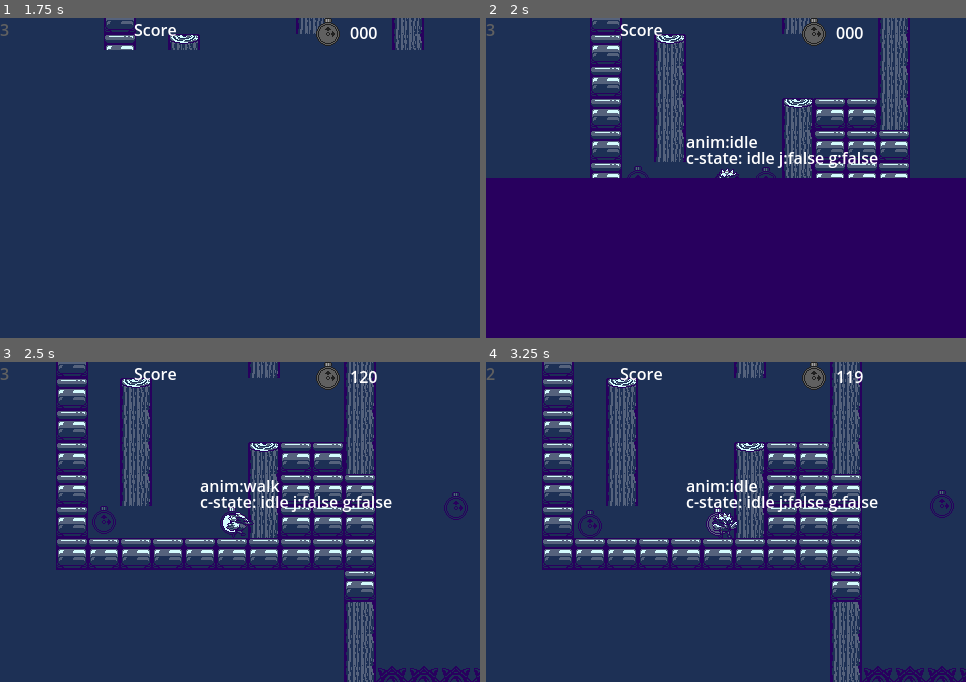
Above: before the commit, frames 1-4 (two rows, left to right).
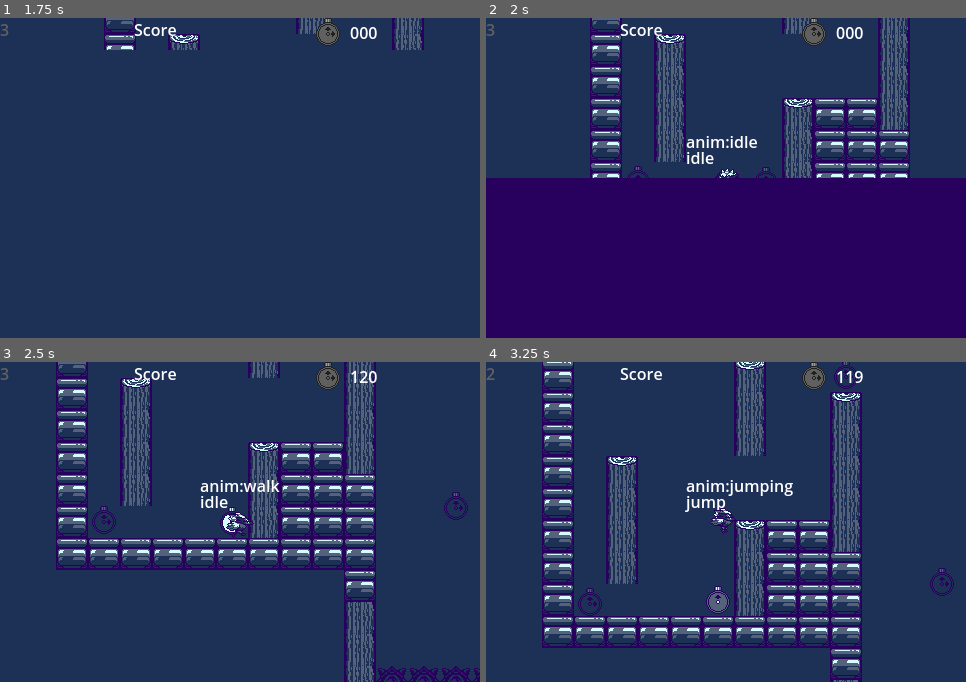
Above: after the commit, the same moments.

Repository: LidesSam/Birdfall
Game: Godot game, scene res://source/scenes/mainMenu.tscn
The game is run twice, just before and just after one commit, with the same random seed, the same clock (stepped at 60 frames per second) and the same inputs.
Inputs:
- Up to frame 1 (1.75 s): click "Play" at 0.5 s; click "Play" at 1.25 s
- Up to frame 2 (2 s): no input
- Up to frame 3 (2.5 s): hold Right (ui_right) from 2.03 s (still down)
- Up to frame 4 (3.25 s): release Right (ui_right) at 2.78 s; hold Z (ui_back, bound only after the commit) from 2.78 s (still down)

Frame 1 is identical in both runs. In frame 2, 0.8% of the frame differs, in the area x 41-82%, y 41-47%; in frame 3, 0.8%; in frame 4, 25%, in the area x 11-100%, y 0-100%.

Commit message:
mechanics:player idle, jump and state  correct transitions

Diff:
--- a/project.godot
+++ b/project.godot
@@ -29,6 +29,19 @@
 
 enabled=PackedStringArray("res://addons/fsmgear/plugin.cfg")
 
+[input]
+
+ui_back={
+"deadzone": 0.2,
+"events": [Object(InputEventKey,"resource_local_to_scene":false,"resource_name":"","device":-1,"window_id":0,"alt_pressed":false,"shift_pressed":false,"ctrl_pressed":false,"meta_pressed":false,"pressed":false,"keycode":0,"physical_keycode":90,"key_label":0,"unicode":122,"location":0,"echo":false,"script":null)
+]
+}
+ui_action={
+"deadzone": 0.2,
+"events": [Object(InputEventKey,"resource_local_to_scene":false,"resource_name":"","device":-1,"window_id":0,"alt_pressed":false,"shift_pressed":false,"ctrl_pressed":false,"meta_pressed":false,"pressed":false,"keycode":0,"physical_keycode":88,"key_label":0,"unicode":120,"location":0,"echo":false,"script":null)
+]
+}
+
 [rendering]
 
 textures/canvas_textures/default_texture_filter=0
--- a/source/elements/PlayerStates/fallState.gd
+++ b/source/elements/PlayerStates/fallState.gd
@@ -2,6 +2,7 @@
 
 func enter(actowner):
 	super(actowner)
+	actowner.inGround=false
 	actowner.play_animation("fall")
 
 func update(actowner,delta):
--- a/source/elements/PlayerStates/idleState.gd
+++ b/source/elements/PlayerStates/idleState.gd
@@ -5,6 +5,7 @@
 
 func enter(actowner):
 	actowner.play_animation("idle")
+	actowner.inJump=false
 	super(actowner)
 
 func handleInput(actowner,event):
--- a/source/elements/PlayerStates/jumpState.gd
+++ b/source/elements/PlayerStates/jumpState.gd
@@ -2,8 +2,7 @@
 
 #jumpstate
 func enter(actowner):
-	actowner.isGrounded=false
-	actowner.isJump=false
+	actowner.inGround=false
 	actowner.velocity.y=-300
 	actowner.play_animation("jumping")
 
--- a/source/elements/player.gd
+++ b/source/elements/player.gd
@@ -12,10 +12,11 @@
 var maxlp=3
 var lp=0
 var death=false
-var isJump=false
-var isGrounded =false
+var inJump=false
+var inGround =false
 var onDropDown=false
 var money=0
+
 @onready var fsm = $fsm
 
 
@@ -29,31 +30,43 @@
 
 	fsm.set_owner(self)
 	fsm.autoload(self)
+	fsm.set_debug_on($lblstate)
+
 	fsm.addGlobalTransition("idle",isOnGround)
-	fsm.addStateTransition("idle","jump",isJumping)
-	fsm.addGlobalTransition("falling",isFalling)
+	fsm.addGlobalTransition("fall",isFalling)
+
+	fsm.addStateTransition("idle","jump",inJumping)
+
 	fsm.startState()
 
-	isGrounded =true
 	maxlp =3
 	lp=3
 
-	play_animation("idle")
-	pass # Replace with function body.
 #state flags function
 func isFalling():
-		return velocity.y>0
-func isJumping():
-	return isJump
+	return velocity.y>0
+
+func inJumping():
+	return inJump
+
+func isOnGround():
+	return inGround
+
 # Called every frame. 'delta' is the elapsed time since the previous frame.
 func _process(delta):
 	pass
 
+func gravity_step():
+	velocity.y-=-9.8
+	if(velocity.y>=200):
+		velocity.y=200
+
 func _physics_process(delta):
+	gravity_step()
 
 	# Update grounded state from raycast
 	var raycollider = $RayCast2D.get_collider()
-	isGrounded = raycollider != null
+	inGround = raycollider != null and raycollider == tilemap
 
 	# Run FSM logic
 	fsm.fsmUpdate(delta)
@@ -92,8 +105,8 @@
 
 func jumpInput():
 	if( Input.is_action_just_pressed("ui_back")):
-		isJump=true
-		isGrounded=false
+		inJump=true
+		inGround=false
 
 func sidemove():
 	if not(Input.is_action_pressed("ui_left")) and  not(Input.is_action_pressed("ui_right")):
@@ -118,11 +131,6 @@
 	$lblanim.text= str("anim:"+animName)
 	animation.play(animName)
 
-func updateStateName(stateName=""):
-	$lblstate.text= str("c-state: ",stateName ," j:",isJump," g:",isGrounded)
-
-func isOnGround():
-	pass
 
 func pick_item(item):
 		match(item.itemName):
@@ -137,6 +145,7 @@
 
 func _on_Timer_timeout():
 	wasDamaged=false
+
 func timeover():
 	death=true
 	play_animation("death")
--- a/source/elements/player.tscn
+++ b/source/elements/player.tscn
@@ -178,7 +178,7 @@
 
 [node name="RayCast2D" type="RayCast2D" parent="."]
 position = Vector2(0, 16)
-target_position = Vector2(0, 32)
+target_position = Vector2(0, 4)
 
 [node name="Timer" type="Timer" parent="."]
 one_shot = true
